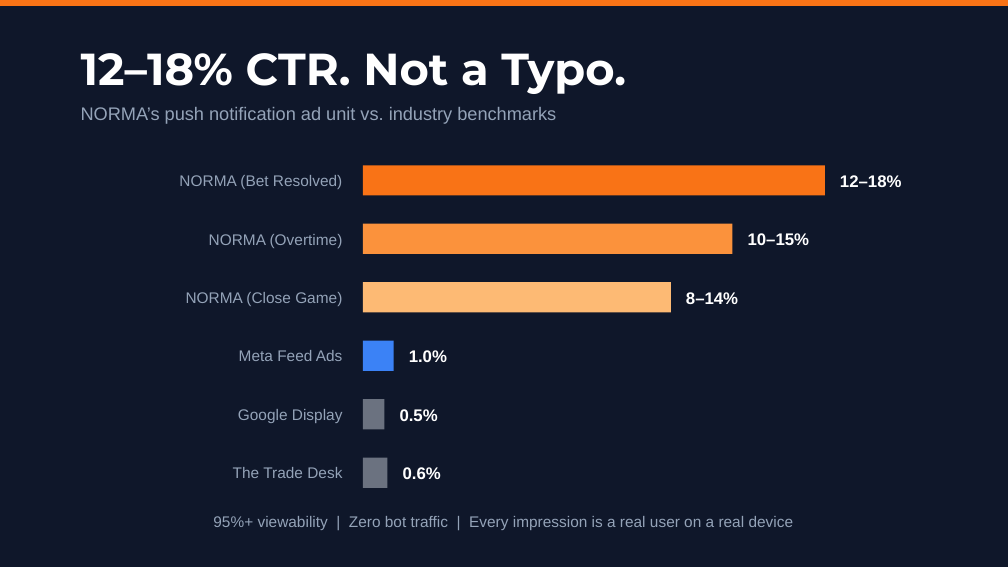
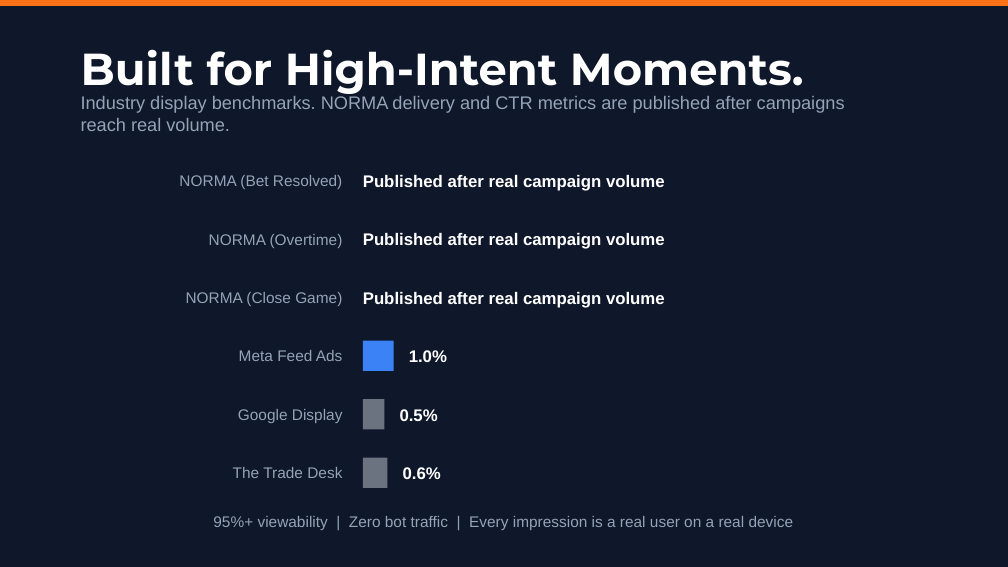
Before and after one commit to Bigtimedee/Watch-NORMA, a slide deck: slide 3 of NORMA-Advertiser-Pitch-Deck.pptx. Drawn at 1008x567 pixels with LibreOffice and Linux fonts; fonts in the diff are those of the drawing. Boxes give left, top, right and bottom in pixels: in the first picture for what was removed or moved away, otherwise in the second. Text is boxed around its words. In the diff, an @@ line names an element or a change of style, - is before the commit and + after.

```diff
--- a/NORMA-Advertiser-Pitch-Deck.pptx
+++ b/NORMA-Advertiser-Pitch-Deck.pptx
@@ text at bbox=[81, 49, 804, 94]: text changed @@
-12–18% CTR. Not a Typo.
+Built for High-Intent Moments.
@@ text at bbox=[81, 96, 845, 131]: text changed @@
-NORMA’s push notification ad unit vs. industry benchmarks
+Industry display benchmarks. NORMA delivery and CTR metrics are published after campaigns reach real volume.
@@ rectangle removed at bbox=[363, 165, 825, 196] @@
@@ text added at bbox=[363, 175, 665, 191], 12 pt, text #FFFFFF, bold @@
+Published after real campaign volume
@@ text removed at bbox=[840, 175, 902, 187] @@
-12–18%
@@ text at bbox=[363, 233, 665, 249]: text changed @@
-10–15%
+Published after real campaign volume
@@ rectangle removed at bbox=[363, 224, 733, 254] @@
@@ text at bbox=[363, 292, 665, 308]: text changed @@
-8–14%
+Published after real campaign volume
@@ rectangle removed at bbox=[363, 282, 671, 312] @@
```
Also in this commit, not shown: 1 other slide changed, 23 other files.
